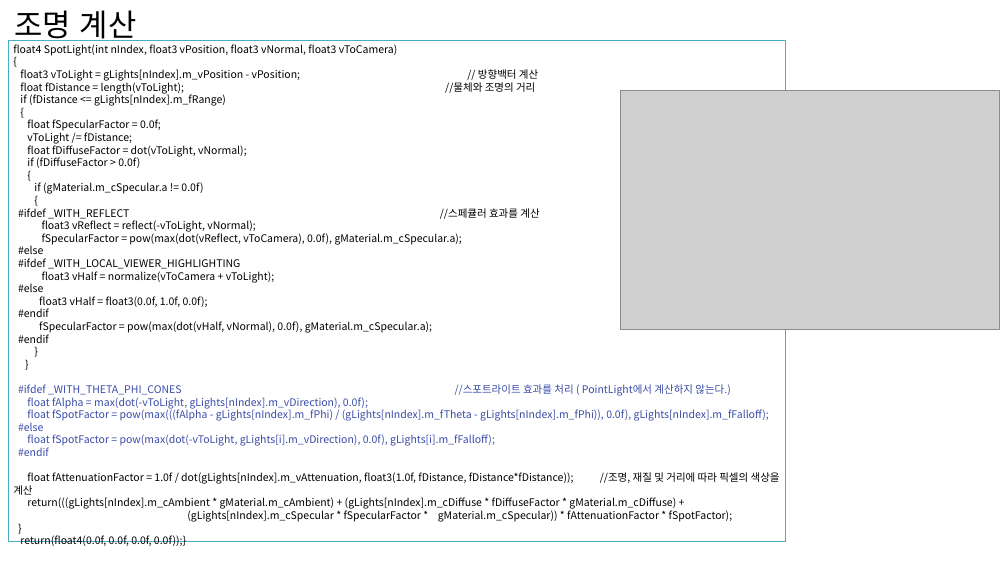
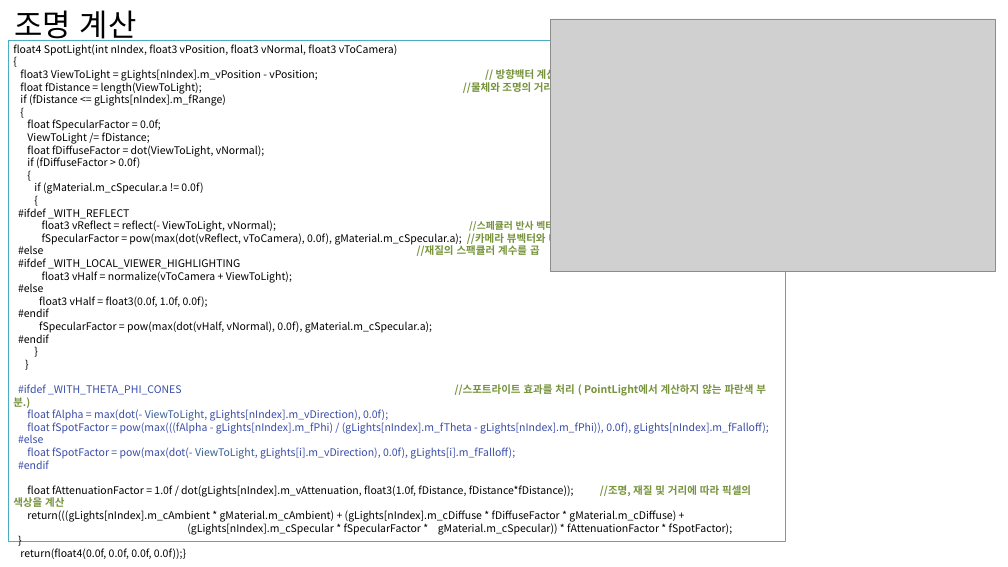
Before and after one commit to Leesiw/StarGiant, a slide deck: slide 5 of 포트폴리오/최유진 포트폴리오2.pptx. Drawn at 1008x567 pixels with LibreOffice and Linux fonts; fonts in the diff are those of the drawing; grey boxes stand for pictures. Boxes give left, top, right and bottom in pixels: in the first picture for what was removed or moved away, otherwise in the second. Text is boxed around its words. In the diff, an @@ line names an element or a change of style, - is before the commit and + after.

```diff
--- a/포트폴리오/최유진 포트폴리오2.pptx
+++ b/포트폴리오/최유진 포트폴리오2.pptx
@@ picture: place and size @@
-picture at (620, 90, 1000, 329)
+picture at (550, 19, 995, 272)
@@ text in rectangle at (20, 67, 556, 94): text changed @@
-float3 vToLight = gLights[nIndex].m_vPosition - vPosition; // 방향백터 계산
-float fDistance = length(vToLight); //물체와 조명의 거리
+float3 ViewToLight = gLights[nIndex].m_vPosition - vPosition; // 방향백터 계산
+float fDistance = length(ViewToLight); //물체와 조명의 거리
@@ text in rectangle at (27, 130, 265, 157): text changed @@
-vToLight /= fDistance;
-float fDiffuseFactor = dot(vToLight, vNormal);
+ViewToLight /= fDistance;
+float fDiffuseFactor = dot(ViewToLight, vNormal);
@@ text in rectangle at (18, 208, 578, 256): text changed @@
-#ifdef _WITH_REFLECT //스페큘러 효과를 계산
-float3 vReflect = reflect(-vToLight, vNormal);
-fSpecularFactor = pow(max(dot(vReflect, vToCamera), 0.0f), gMaterial.m_cSpecular.a);
-#else
+#ifdef _WITH_REFLECT
+float3 vReflect = reflect(- ViewToLight, vNormal); //스페큘러 반사 벡터
+fSpecularFactor = pow(max(dot(vReflect, vToCamera), 0.0f), gMaterial.m_cSpecular.a); //카메라 뷰벡터와 내적한 후
+#else //재질의 스팩큘러 계수를 곱
@@ text in rectangle at (42, 271, 292, 283): text changed @@
-float3 vHalf = normalize(vToCamera + vToLight);
+float3 vHalf = normalize(vToCamera + ViewToLight);
@@ text in rectangle at (13, 384, 766, 421): text changed @@
-#ifdef _WITH_THETA_PHI_CONES //스포트라이트 효과를 처리 ( PointLight에서 계산하지 않는다.)
-float fAlpha = max(dot(-vToLight, gLights[nIndex].m_vDirection), 0.0f);
+#ifdef _WITH_THETA_PHI_CONES //스포트라이트 효과를 처리 ( PointLight에서 계산하지 않는 파란색 부분.)
+float fAlpha = max(dot(- ViewToLight, gLights[nIndex].m_vDirection), 0.0f);
@@ text in rectangle at (27, 447, 515, 459): text changed @@
-float fSpotFactor = pow(max(dot(-vToLight, gLights[i].m_vDirection), 0.0f), gLights[i].m_fFalloff);
+float fSpotFactor = pow(max(dot(- ViewToLight, gLights[i].m_vDirection), 0.0f), gLights[i].m_fFalloff);
@@ text in rectangle at (13, 483, 751, 507): text colour #000000 to #77933C, bold on in "//조명, 재질 및 거리에 따라 픽셀의 색상을 ..." @@
```
Also in this commit, not shown: 1 other slide changed.
